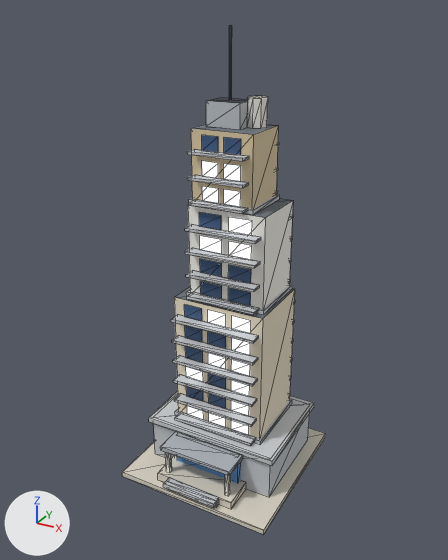
The glTF model public/models/v2/10_lod1.glb: old version first, new version second.
Both versions are drawn from a 50 mm lens placed at (1.52, -2.82, 2.64), pointed at (-0.02, -0.03, 1.24). Every picture has the same lights, and +X, +Y and +Z are marked at lower left. The picture after the commit comes second. Mesh edges are drawn as thin lines. Vertices at exactly the same position are counted once.

Objects in the first picture: 'b10_v2_lod1'.
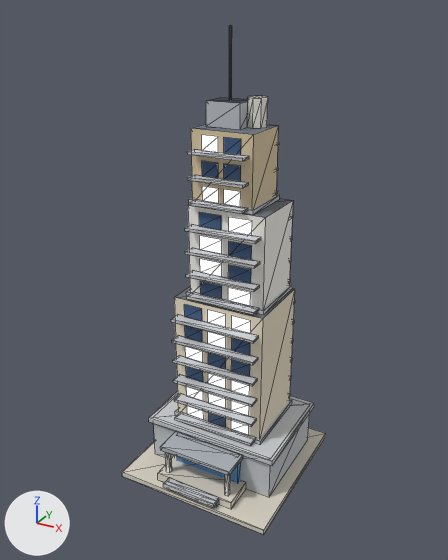
What differs and where, as boxes [x1, y1, x2, y2] in the pictures (448 x 560 px; the box of a moved part takes in the faces that stretch with it):
part 1 of me_b10_v2_lod1, moved or reshaped: before [209, 413, 226, 427]; after [231, 420, 249, 435]
part 2 of me_b10_v2_lod1, moved or reshaped: before [231, 359, 250, 376]; after [208, 331, 226, 348]
part 3 of me_b10_v2_lod1, moved or reshaped: before [232, 338, 250, 355]; after [232, 316, 251, 334]
part 4 of me_b10_v2_lod1, moved or reshaped: before [208, 310, 226, 327]; after [228, 288, 251, 306]
part 5 of me_b10_v2_lod1, moved or reshaped: before [229, 241, 252, 259]; after [229, 217, 252, 235]
part 6 of me_b10_v2_lod1, moved or reshaped: before [185, 346, 203, 362]; after [208, 353, 226, 369]
part 7 of me_b10_v2_lod1, moved or reshaped: before [200, 259, 222, 277]; after [228, 265, 251, 283]
part 8 of me_b10_v2_lod1, moved or reshaped (not visible before): after [184, 135, 252, 427]
part 9 of me_b10_v2_lod1, moved or reshaped (not visible afterwards): before [184, 135, 252, 435]

Diff of the bpy script that builds the scene:
```diff
--- a/public/models/v2/10_lod1.glb.py
+++ b/public/models/v2/10_lod1.glb.py
@@ me_b10_v2_lod1 @@
 me_b10_v2_lod1.from_pydata(...)  # 626 vertices, 597 faces; spans x -0.48..0.48, y -0.49..0.48, z 0.0..2.56
 # used by ob_b10_v2_lod1; location = (0.0, 0.0, 0.0)
+# me_b10_v2_lod1 part 1: the loose piece of 4 vertices spanning x -0.06..0.06, y -0.14, z 0.34..0.42 is moved by (0.15, 0.0, 0.0)
+# me_b10_v2_lod1 part 2: the loose piece of 4 vertices spanning x 0.1..0.21, y -0.14, z 0.74..0.82 is moved by (-0.15, 0.0, 0.13)
+# me_b10_v2_lod1 part 3: the loose piece of 4 vertices spanning x 0.1..0.21, y -0.14, z 0.88..0.96 is moved by (0.0, 0.0, 0.14)
+# me_b10_v2_lod1 part 4: the loose piece of 4 vertices spanning x -0.06..0.06, y -0.14, z 1.01..1.09 is moved by (0.11, 0.06, 0.13)
+# me_b10_v2_lod1 part 5: the loose piece of 4 vertices spanning x 0.04..0.18, y -0.08, z 1.42..1.5 is moved by (0.0, 0.0, 0.13)
+# me_b10_v2_lod1 part 6: the loose piece of 4 vertices spanning x -0.21..-0.1, y -0.14, z 0.74..0.82 is moved by (0.15, 0.0, 0.0)
+# me_b10_v2_lod1 part 7: the loose piece of 4 vertices spanning x -0.14..0.0, y -0.08, z 1.28..1.36 is moved by (0.18, 0.0, 0.0)
+# me_b10_v2_lod1 part 8: 88 of 626 vertices moved; they spanned x -0.21..0.21, y 0.25..0.3, z 0.34..2.04 and now span x -0.21..0.21, y -0.14..0.25, z 0.34..2.04; mean shift (-0.01, -0.38, 0.01); largest move (0.09, 0.25, 2.04) -> (-0.06, -0.14, 0.42)
+# me_b10_v2_lod1 part 9: 84 of 626 vertices moved; they spanned x -0.21..0.21, y -0.14..-0.05, z 0.34..2.04 and now span x -0.21..0.21, y 0.25..0.3, z 0.34..2.04; mean shift (-0.01, 0.4, -0.04); largest move (-0.21, -0.14, 1.09) -> (0.21, 0.3, 0.96)
 me_b10_v2_lod1.materials.append(mat_paving)
```
